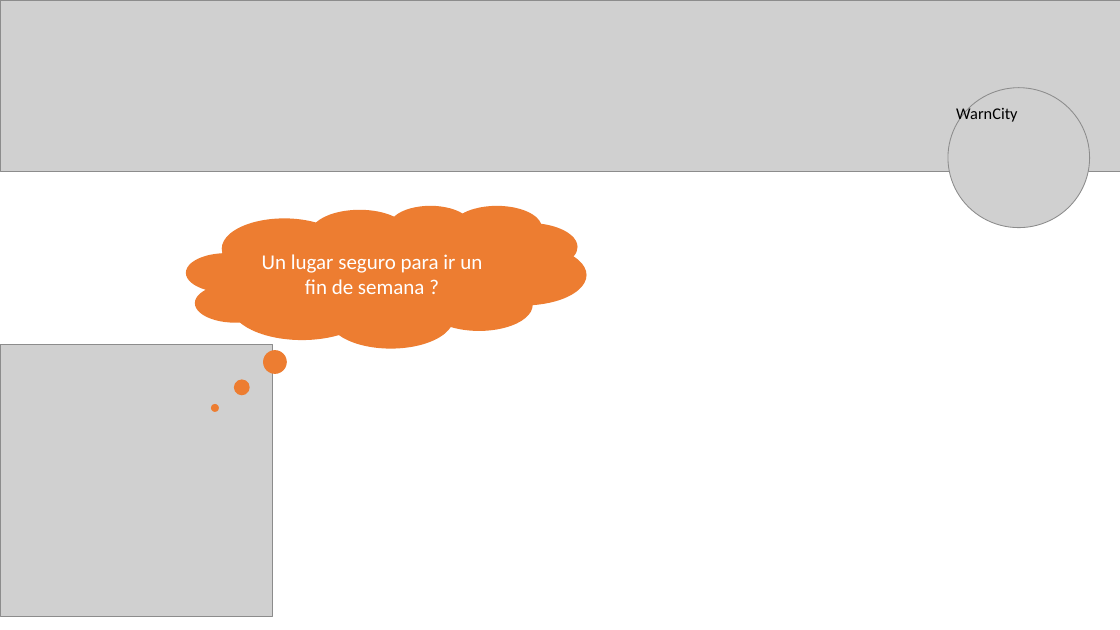
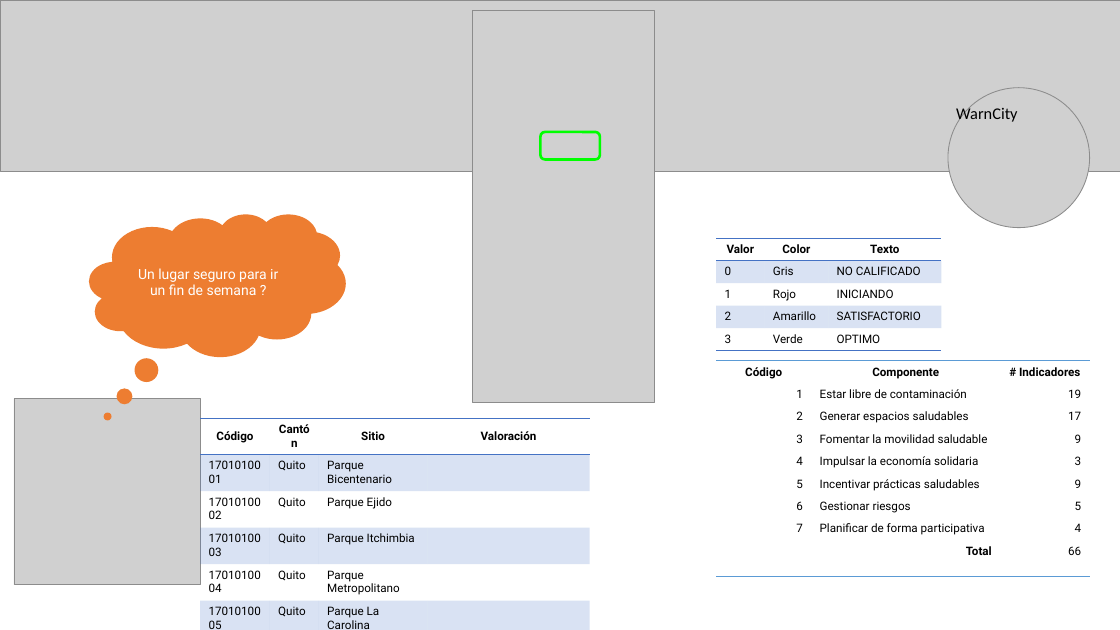
Before and after one commit to dcuasapaz/warncity, a slide deck: slide 10 of Dcm/Actualizacion_2023_DiegoCuasapaz_Deber4.pptx. Drawn at 1120x630 pixels with LibreOffice and Linux fonts; fonts in the diff are those of the drawing; grey boxes stand for pictures. Boxes give left, top, right and bottom in pixels: in the first picture for what was removed or moved away, otherwise in the second. Text is boxed around its words. In the diff, an @@ line names an element or a change of style, - is before the commit and + after.

```diff
--- a/Dcm/Actualizacion_2023_DiegoCuasapaz_Deber4.pptx
+++ b/Dcm/Actualizacion_2023_DiegoCuasapaz_Deber4.pptx
@@ picture added at [472,11,655,402] @@
@@ rounded rectangle added at [540,132,600,160], outline #00FF00 2.25 pt @@
@@ thought cloud "Un lugar seguro para ir ...": place and size @@
-thought cloud "Un lugar seguro para ir ..." at [187,206,586,349]
+thought cloud "Un lugar seguro para ir ..." at [89,214,345,357]
@@ thought cloud "Un lugar seguro para ir ..." at [89,214,345,357]: size 18 to 12 pt, font Calibri to Roboto @@
@@ table added at [717,239,943,350], 5 rows, 3 columns @@
+Valor | Color | Texto
+0 | Gris | NO CALIFICADO
+1 | Rojo | INICIANDO
+2 | Amarillo | SATISFACTORIO
+3 | Verde | OPTIMO
@@ table added at [717,361,1090,577], 9 rows, 3 columns @@
+Código | Componente | # Indicadores
+1 | Estar libre de contaminación | 19
+2 | Generar espacios saludables | 17
+3 | Fomentar la movilidad saludable | 9
+4 | Impulsar la economía solidaria | 3
+5 | Incentivar prácticas saludables | 9
+6 | Gestionar riesgos | 5
+7 | Planificar de forma participativa | 4
+ | Total | 66
@@ picture: place and size @@
-picture at [0,344,272,617]
+picture at [14,399,201,586]
@@ table added at [200,418,589,630], 6 rows, 4 columns @@
+Código | Cantón | Sitio | Valoración
+1701010001 | Quito | Parque Bicentenario | 
+1701010002 | Quito | Parque Ejido | 
+1701010003 | Quito | Parque Itchimbia | 
+1701010004 | Quito | Parque Metropolitano | 
+1701010005 | Quito | Parque La Carolina | 
```
Also in this commit, not shown: 1 other slide changed, 52 other files.
